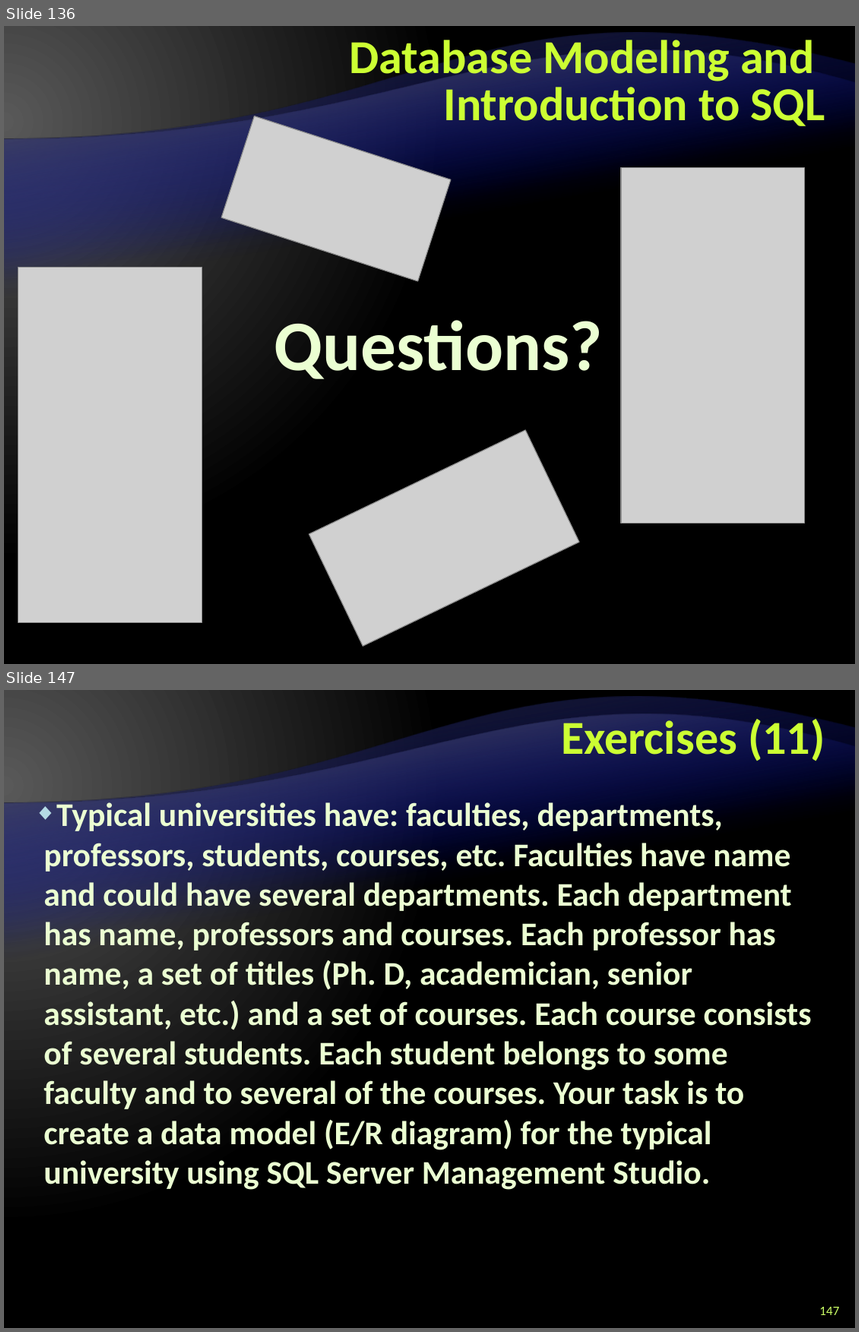
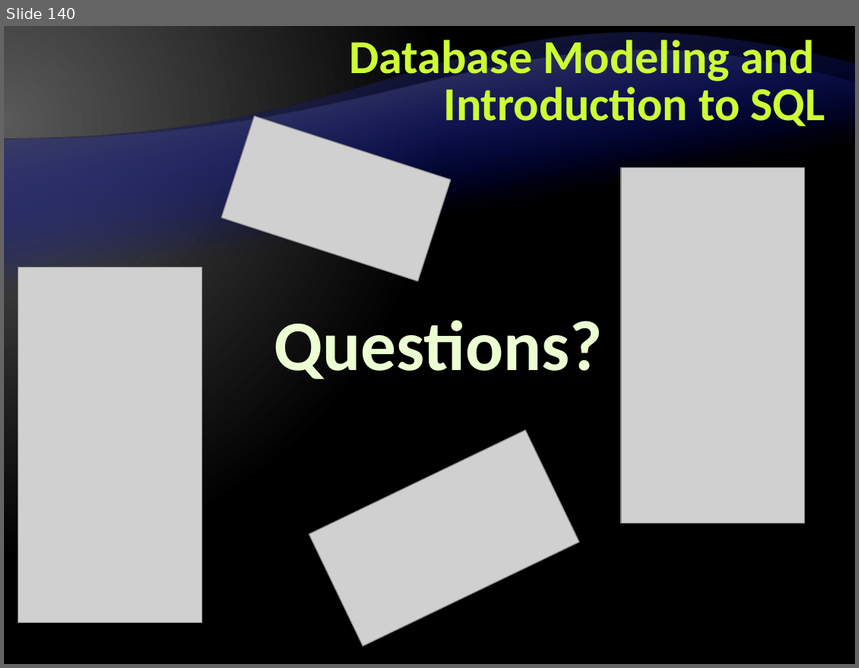
Before and after one commit to Lockheed01/aspnet-mvc-course, a slide deck: Lectures/5. Databases, SQL and MS SQL Server/Databases, SQL and MS SQL Server.pptx. Shown one above the other, each under a label of ours: slides 136 and 147 before the commit, slide 140 after it; the slides between them are not shown. The pictures are 859x1332 and 859x668 pixels, drawn with LibreOffice and Linux fonts; fonts in the diff are those of the drawing; grey boxes stand for pictures; background and template pictures are left out. Boxes give left, top, right and bottom in pixels: in the first picture for what was removed or moved away, otherwise in the second. Text is boxed around its words. In the diff, an @@ line names an element or a change of style, - is before the commit and + after.

```diff
--- a/Lectures/5. Databases, SQL and MS SQL Server/Databases, SQL and MS SQL Server.pptx
+++ b/Lectures/5. Databases, SQL and MS SQL Server/Databases, SQL and MS SQL Server.pptx
@@ slide 147 removed at (x1=4, y1=690, x2=855, y2=1328), background gradient #595959 to #000000; not listed: 2 template elements that a slide beside it also shows @@
@@ title removed at (x1=561, y1=714, x2=826, y2=761) @@
-Exercises (11)
@@ text removed at (x1=44, y1=802, x2=812, y2=1190) @@
-◆ Typical universities have: faculties, departments, professors, students, courses, etc. Faculties have name and could have several departments. Each department has name, professors and courses. Each professor has name, a set of titles (Ph. D, academician, senior assistant, etc.) and a set of courses. Each course consists of several students. Each student belongs to some faculty and to several of the courses. Your task is to create a data model (E/R diagram) for the typical university using SQL Server Management Studio.
@@ page number removed at (x1=819, y1=1307, x2=839, y2=1315) @@
-147
@@ what was slide 136 is now slide 140 @@
```
Also in this commit, not shown: 4 slides changed, 13 other slides removed.
